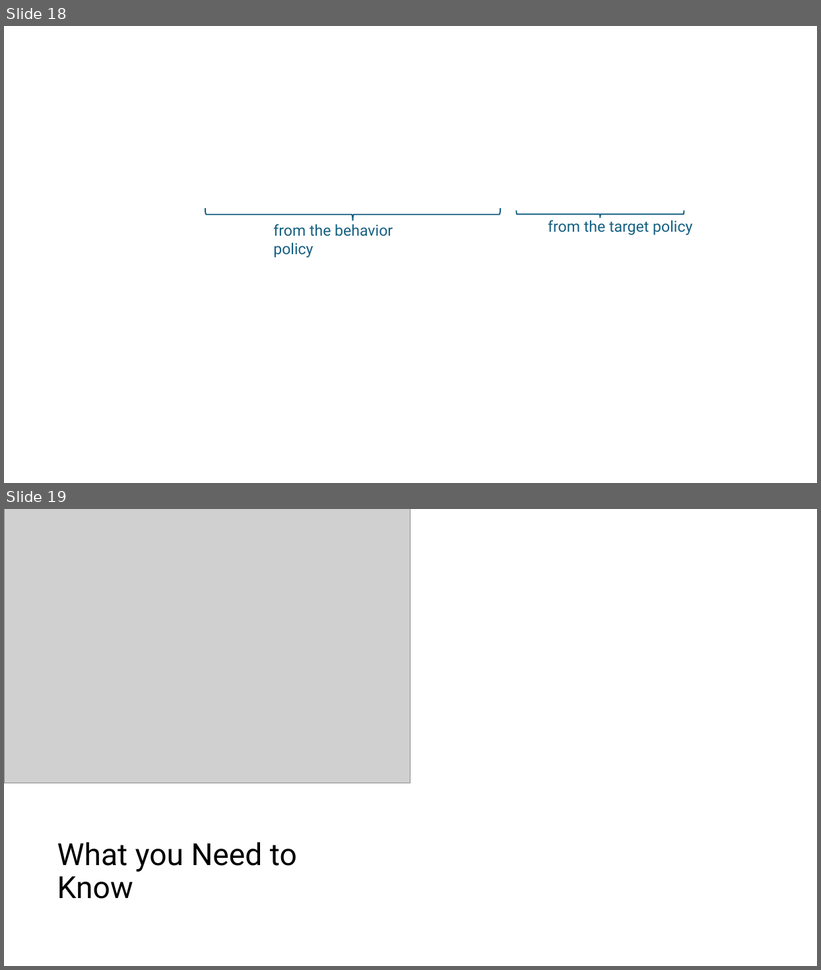
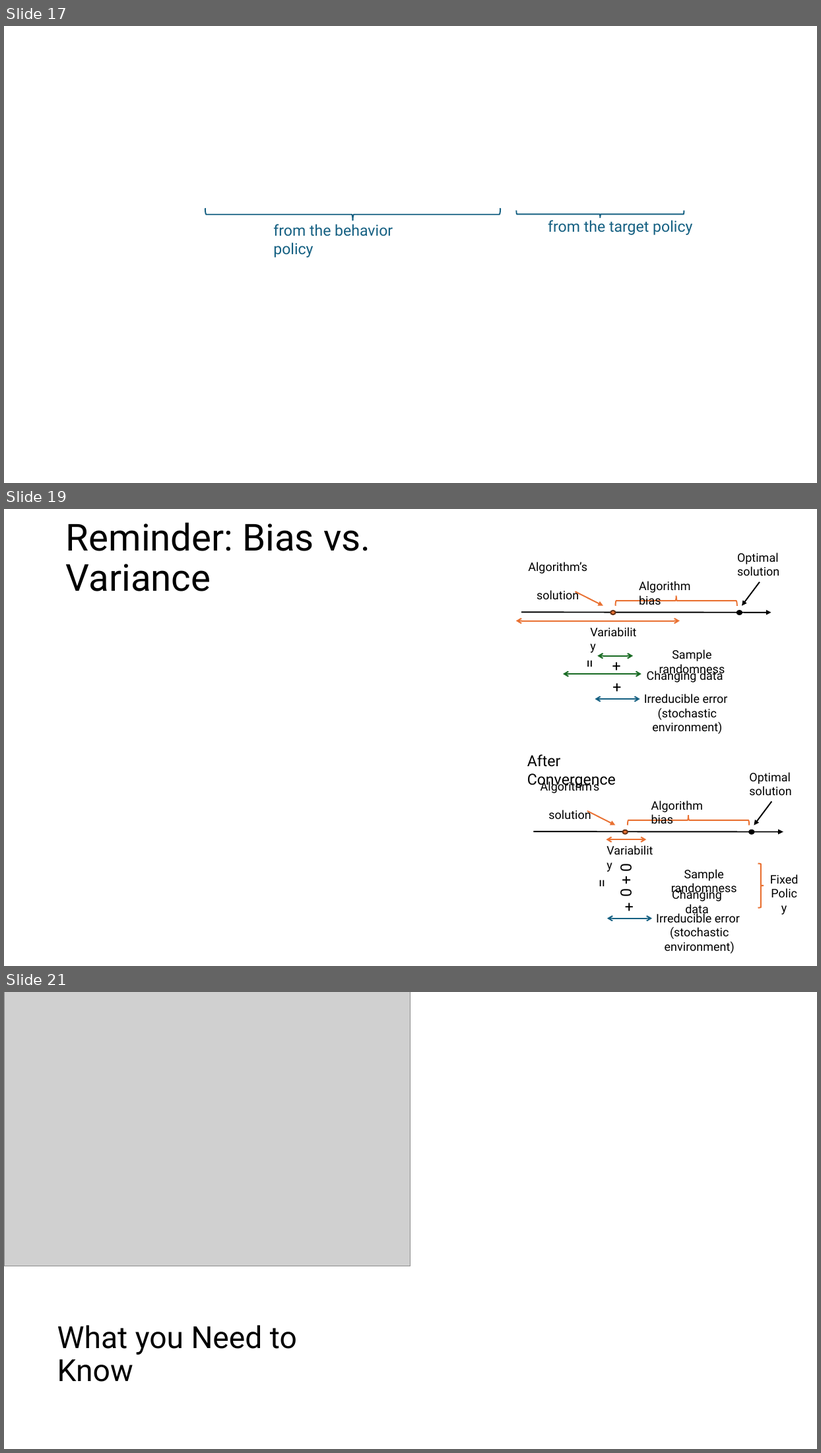
Before and after one commit to mhahsler/Introduction_to_Reinforcement_Learning, a slide deck: slides/Lecture_Chapter07.pptx. Shown one above the other, each under a label of ours: slides 18 and 19 before the commit, slides 17, 19 and 21 after it; the slides between them are not shown. The pictures are 821x970 and 821x1453 pixels, drawn with LibreOffice and Linux fonts; fonts in the diff are those of the drawing; grey boxes stand for pictures. Boxes give left, top, right and bottom in pixels: in the first picture for what was removed or moved away, otherwise in the second. Text is boxed around its words. In the diff, an @@ line names an element or a change of style, - is before the commit and + after.

Commit message:
improved bias vs variance discussion.

```diff
--- a/slides/Lecture_Chapter07.pptx
+++ b/slides/Lecture_Chapter07.pptx
@@ slide 19 added at box(4, 509, 817, 966), background #FFFFFF @@
@@ title added at box(66, 522, 370, 591), 44 pt, text #000000 @@
+Reminder: Bias vs. Variance
@@ text added at box(639, 581, 690, 605), 14 pt, text #000000 @@
+Algorithm bias
@@ group added at box(522, 553, 780, 615): 3 arrows, 2 ellipses, 2 texts @@
+Optimal
+solution
+Algorithm’s
+solution
@@ right brace added at box(616, 596, 737, 605), outline #E97132 1.5 pt @@
@@ group added at box(516, 621, 728, 734): 7 texts, 4 double arrows @@
+Variability
+Irreducible error
+(stochastic environment)
++
+=
++
+Sample randomness
+Changing data
@@ group added at box(527, 755, 799, 954): 12 texts, 3 arrows, 2 right braces, 2 double arrows, 2 ellipses @@
+Algorithm bias
+Variability
+Irreducible error
+(stochastic environment)
++
+=
+0 + 0
+Sample randomness
+Changing data
+Optimal
+solution
+Algorithm’s
+solution
+After Convergence
+Fixed Policy
@@ what was slide 18 is now slide 17 @@
@@ what was slide 19 is now slide 21 @@
```
Also in this commit, not shown: 2 other slides added, 1 slide removed, 5 other files.
